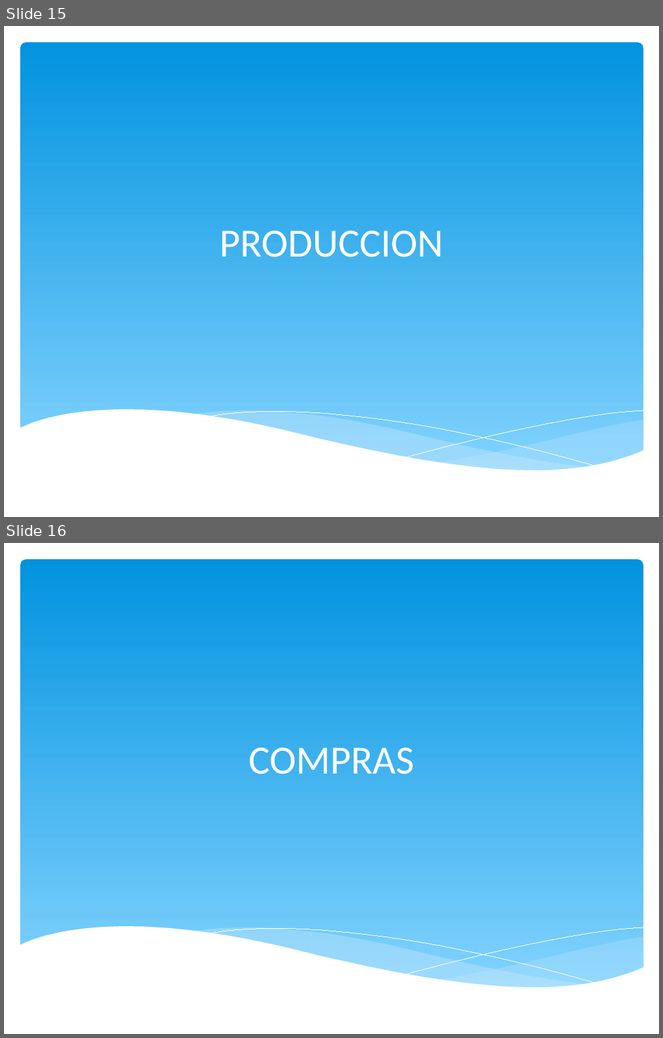
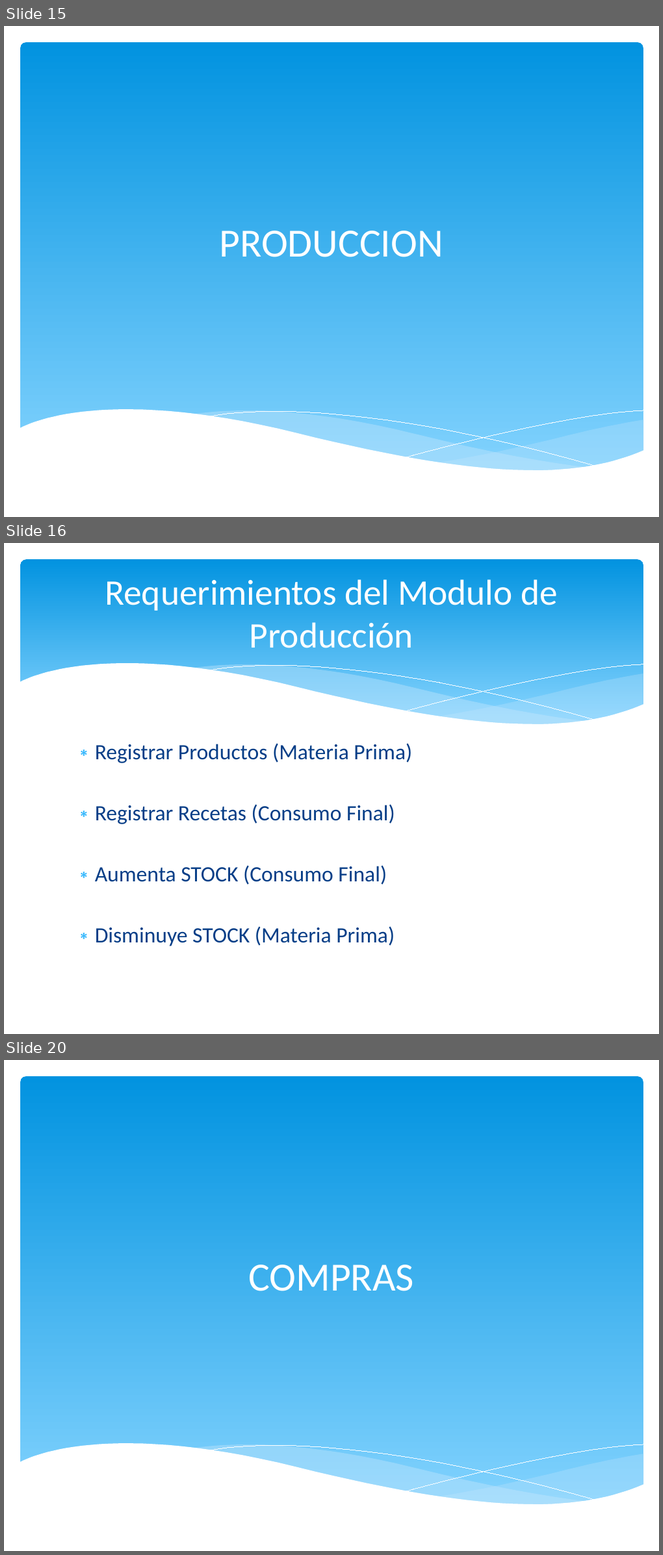
Before and after one commit to igodeveloper/infocomedor, a slide deck: presentacion/INFOCOMEDOR - PPT.pptx. Shown one above the other, each under a label of ours: slides 15 and 16 before the commit, slides 15, 16 and 20 after it; the slides between them are not shown. The pictures are 663x1038 and 663x1555 pixels, drawn with LibreOffice and Linux fonts; fonts in the diff are those of the drawing. Boxes give left, top, right and bottom in pixels: in the first picture for what was removed or moved away, otherwise in the second. Text is boxed around its words. In the diff, an @@ line names an element or a change of style, - is before the commit and + after.

```diff
--- a/presentacion/INFOCOMEDOR - PPT.pptx
+++ b/presentacion/INFOCOMEDOR - PPT.pptx
@@ slide 16 added at [4,543,659,1034], background #FFFFFF @@
@@ rounded rectangle added at [20,559,644,736], fill gradient #0293E0 to #83D3FE @@
@@ title added at [105,579,558,648], 39.6 pt, text #FFFFFF @@
+Requerimientos del Modulo de Producción
@@ group added at [19,663,644,759]: 5 freeform shapes @@
@@ text added at [95,743,412,947], 24 pt, text #073E87 @@
+∗ Registrar Productos (Materia Prima)
+∗ Registrar Recetas (Consumo Final)
+∗ Aumenta STOCK (Consumo Final)
+∗ Disminuye STOCK (Materia Prima)
@@ what was slide 16 is now slide 20 @@
```
Also in this commit, not shown: 9 other slides added, 2 slides removed.
